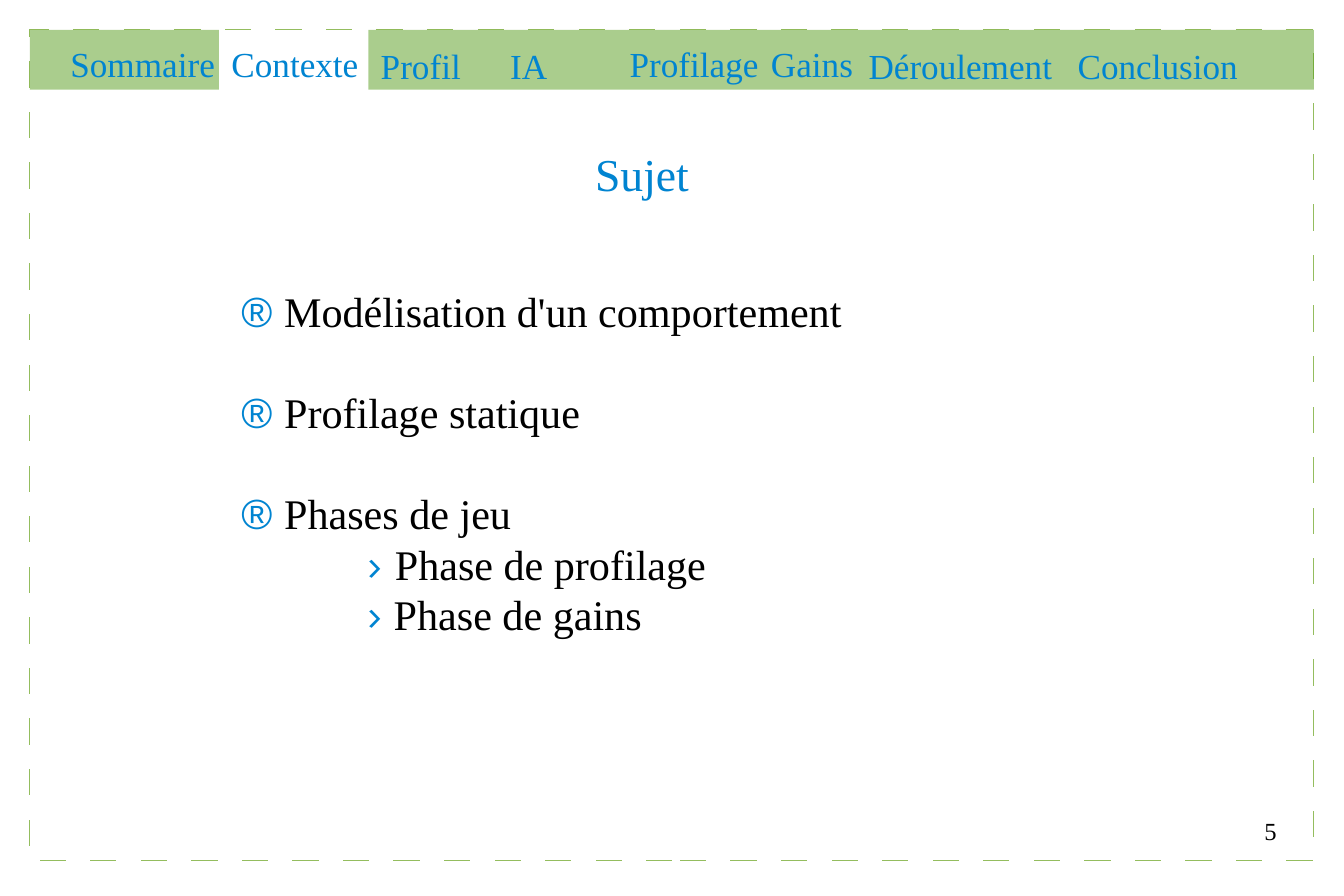
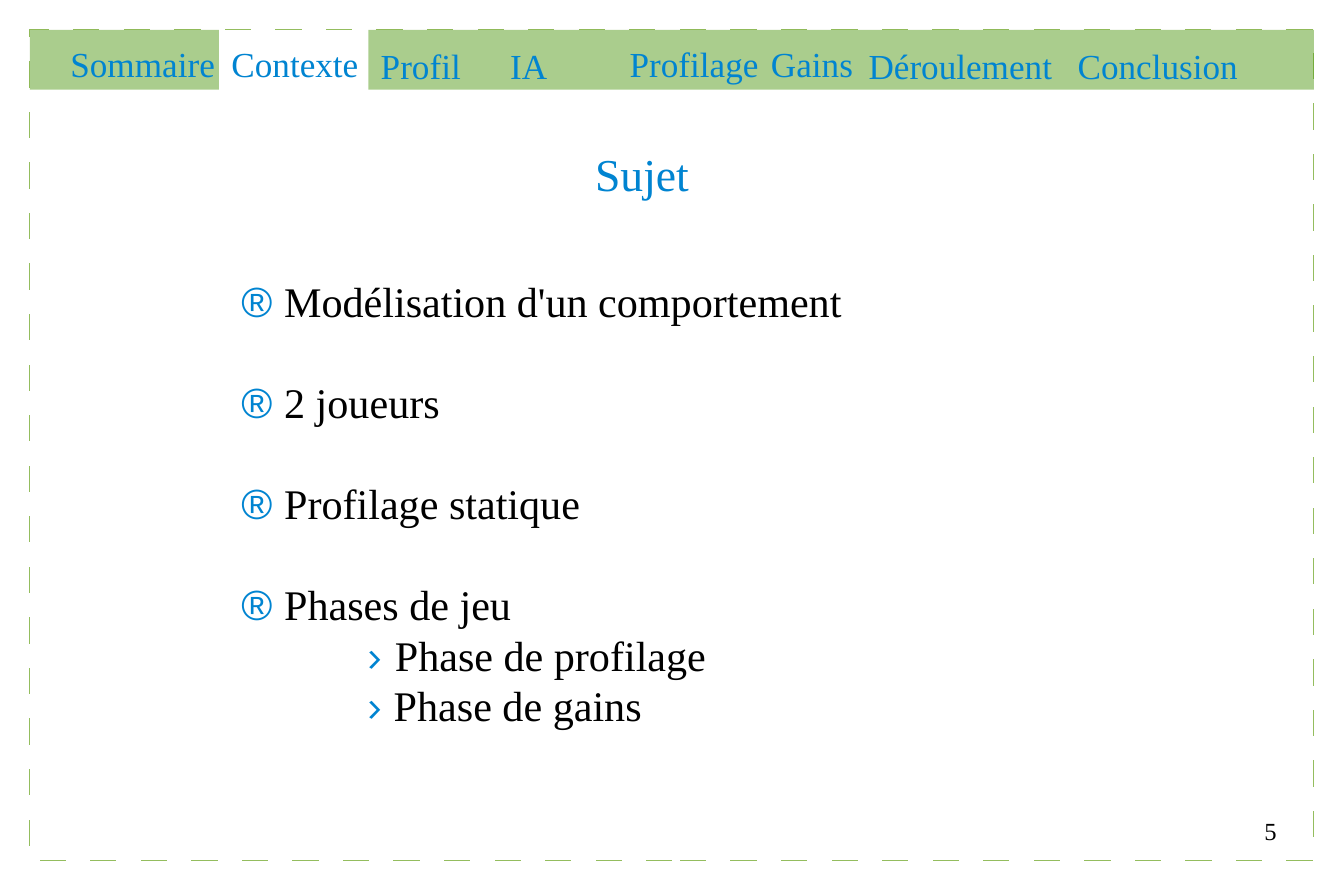
Before and after one commit to Gouga34/TERM1_Poker, a slide deck: slide 5 of Soutenance/presentation.odp. Drawn at 1344x896 pixels with LibreOffice and Linux fonts; fonts in the diff are those of the drawing. Boxes give left, top, right and bottom in pixels: in the first picture for what was removed or moved away, otherwise in the second. Text is boxed around its words. In the diff, an @@ line names an element or a change of style, - is before the commit and + after.

```diff
--- a/Soutenance/presentation.odp
+++ b/Soutenance/presentation.odp
@@ text "® Modélisation d'un comportement": place and size @@
-text "® Modélisation d'un comportement" at bbox=[284, 297, 841, 639]
+text "® Modélisation d'un comportement" at bbox=[284, 287, 841, 730]
@@ text at bbox=[284, 390, 440, 427]: paragraph added @@
+® 2 joueurs
```
Also in this commit, not shown: 10 other slides changed, 4 slides added, 1 slide removed, 8 other files.
